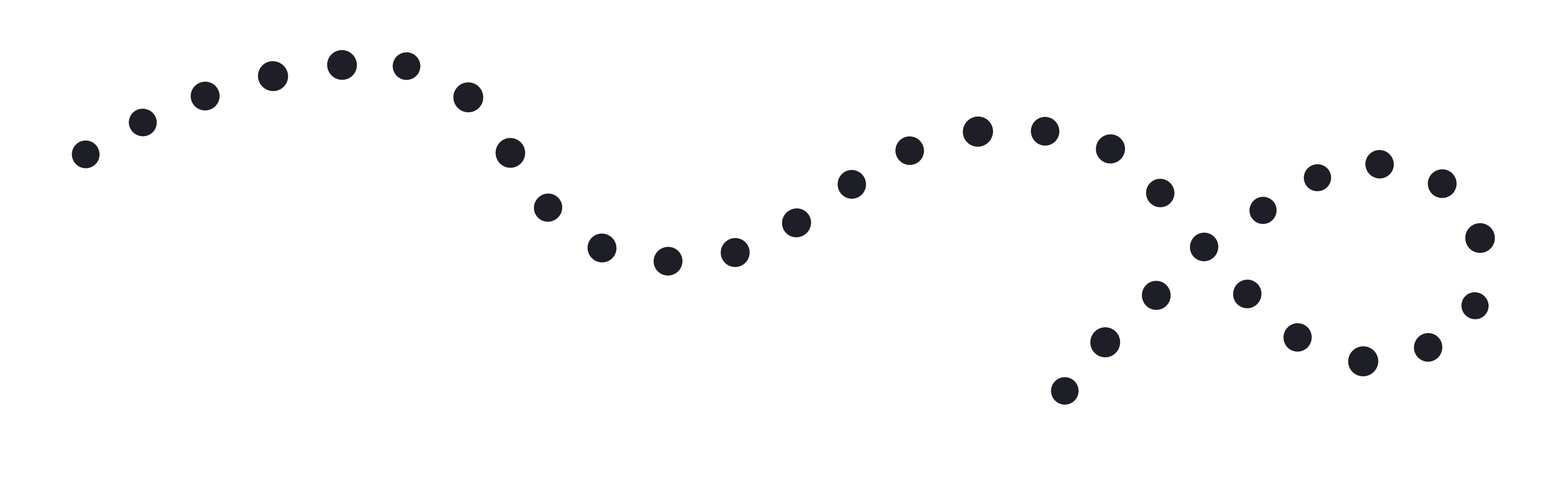
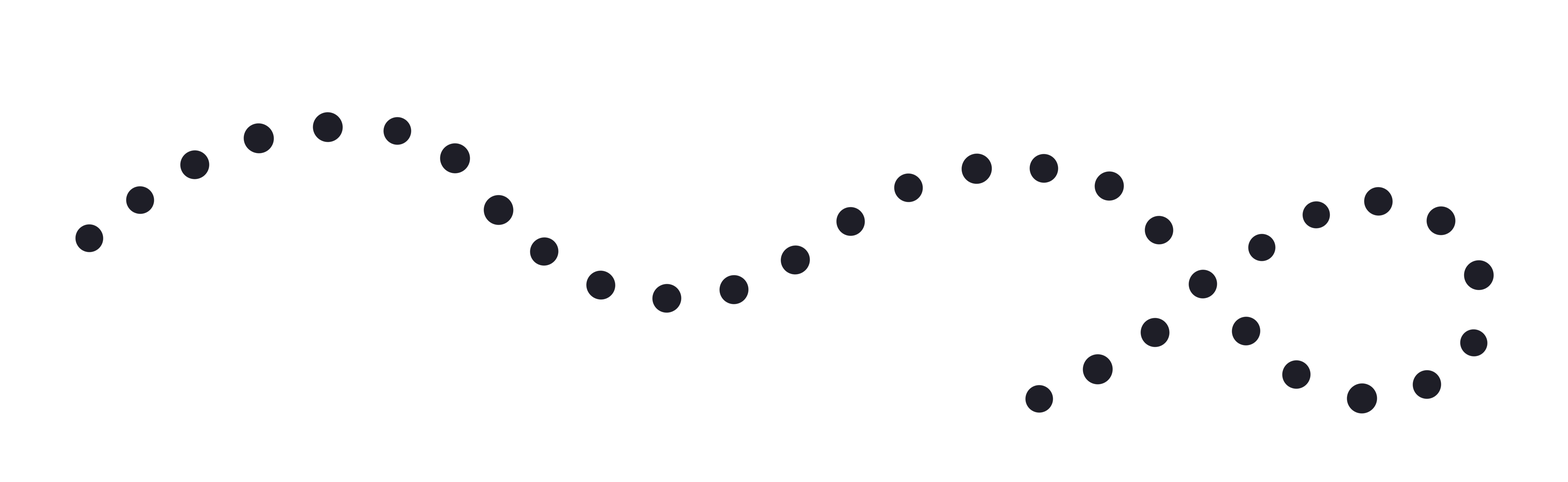
Layered file, before and after one edit (1568px x 482px). Changes by layer:
painted on "Layer 4" over (x1=71, y1=49, x2=1496, y2=415)
